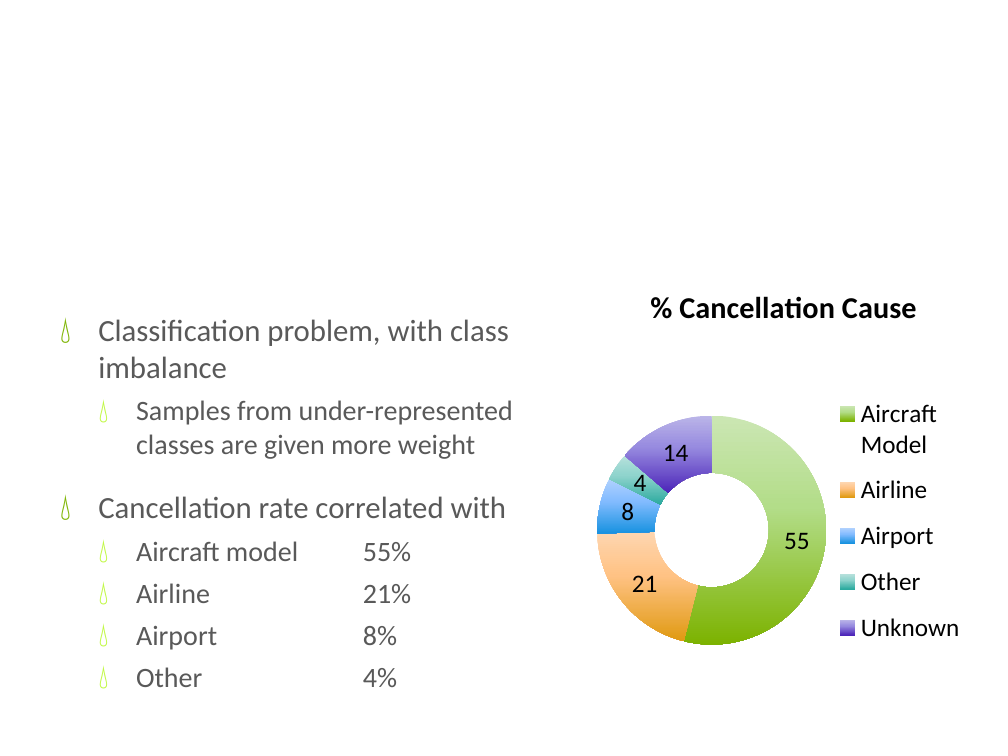
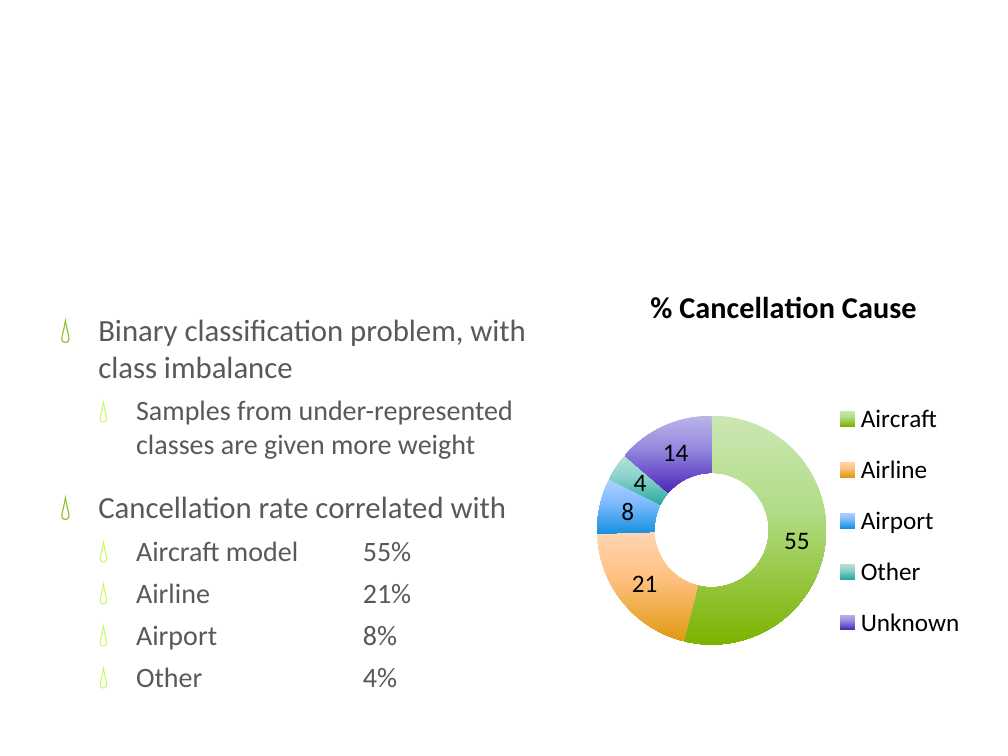
Before and after one commit to dermot-cochran/Interview_data, a slide deck: slide 4 of CaseStudyPresentation.pptx. Drawn at 1008x756 pixels with LibreOffice and Linux fonts; fonts in the diff are those of the drawing; background and template pictures are left out. Boxes give left, top, right and bottom in pixels: in the first picture for what was removed or moved away, otherwise in the second. Text is boxed around its words. In the diff, an @@ line names an element or a change of style, - is before the commit and + after.

```diff
--- a/CaseStudyPresentation.pptx
+++ b/CaseStudyPresentation.pptx
@@ doughnut chart at box(584, 265, 985, 725) @@
-categories: Aircraft Model, Airline, Airport, Other, Unknown
+categories: Aircraft, Airline, Airport, Other, Unknown
@@ text at box(98, 319, 525, 378): text changed @@
-💧 Classification problem, with class imbalance
+💧 Binary classification problem, with class imbalance
```
Also in this commit, not shown: 2 other slides changed.
